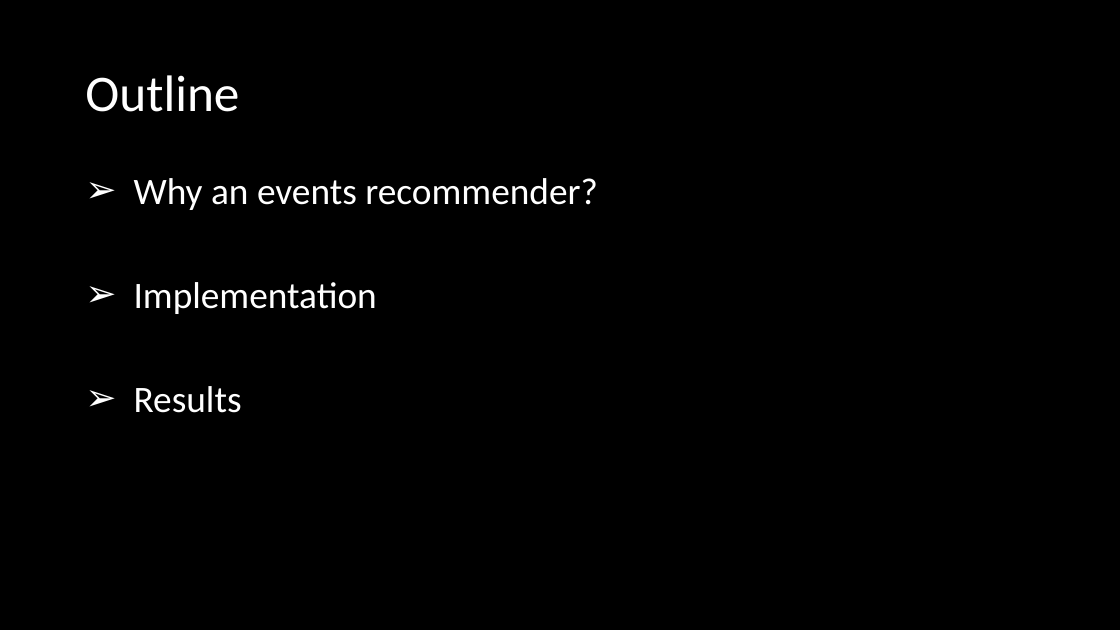
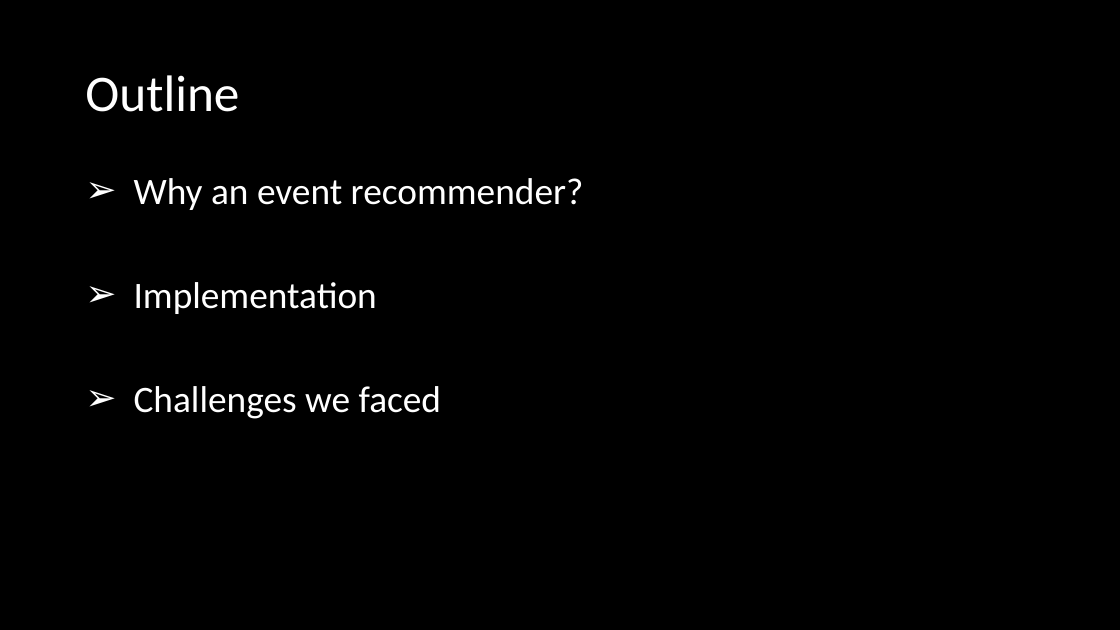
Before and after one commit to dhiviyadhanasekar/Events_Recommender, a slide deck: slide 2 of Big Data Project.pptx. Drawn at 1120x630 pixels with LibreOffice and Linux fonts; fonts in the diff are those of the drawing. Boxes give left, top, right and bottom in pixels: in the first picture for what was removed or moved away, otherwise in the second. Text is boxed around its words. In the diff, an @@ line names an element or a change of style, - is before the commit and + after.

```diff
--- a/Big Data Project.pptx
+++ b/Big Data Project.pptx
@@ text at [134, 178, 584, 210]: text changed @@
-➢ Why an events recommender?
+➢ Why an event recommender?
@@ text at [134, 386, 442, 419]: text changed @@
-➢ Results
+➢ Challenges we faced
```
Also in this commit, not shown: 2 other slides changed, 3 slides added, 2 slides removed, 51 other files.
